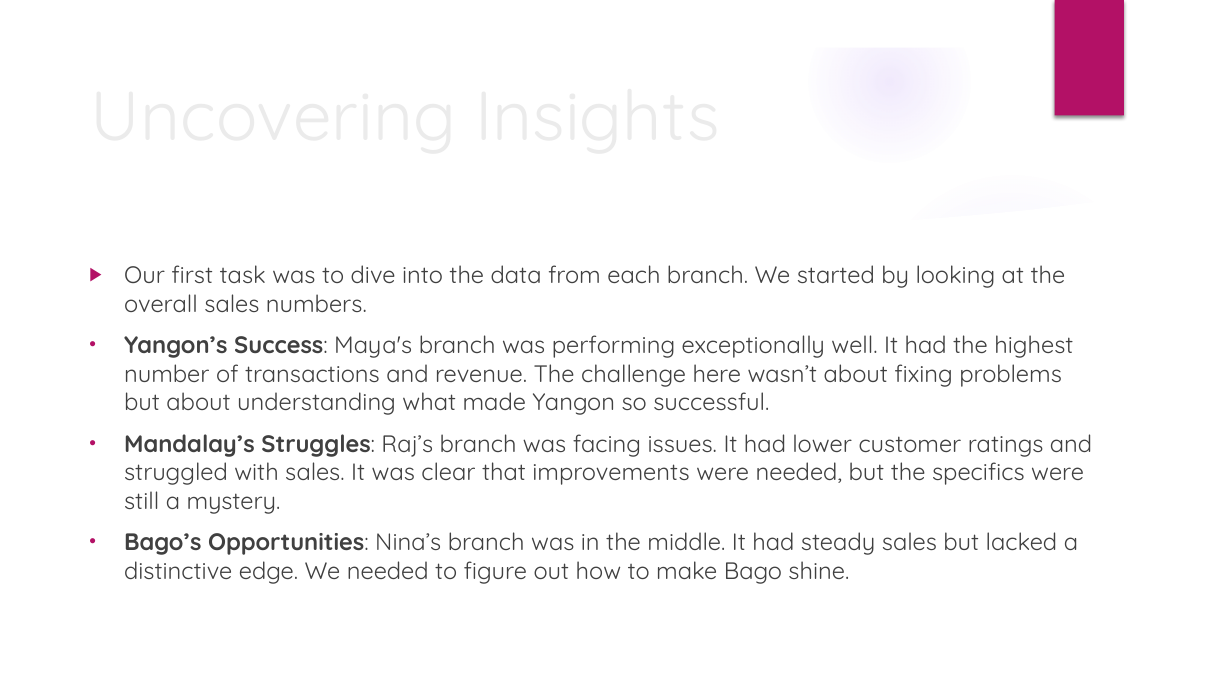
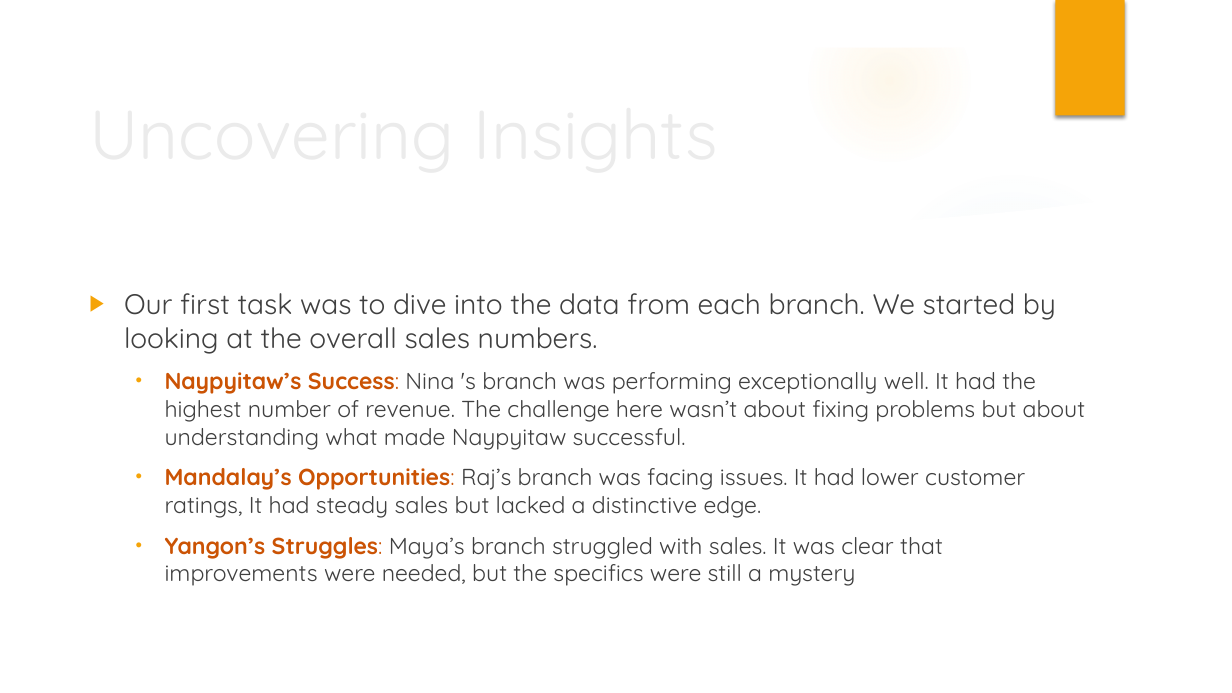
Before and after one commit to OmarderbalaAQ/NTI-CAPSTONE-D.A, a slide deck: slide 3 of The Journey of analysis.pptx. Drawn at 1232x693 pixels with LibreOffice and Linux fonts; fonts in the diff are those of the drawing; background and template pictures are left out. Boxes give left, top, right and bottom in pixels: in the first picture for what was removed or moved away, otherwise in the second. Text is boxed around its words. In the diff, an @@ line names an element or a change of style, - is before the commit and + after.

```diff
--- a/The Journey of analysis.pptx
+++ b/The Journey of analysis.pptx
@@ ellipse at bbox=[809, 0, 970, 162]: fill gradient #9B6BF2 to gradient #FAC96A @@
@@ rectangle at bbox=[1055, 0, 1125, 116]: fill #B31166 to #F5A408 @@
@@ title "Uncovering Insights" rewrapped from bbox=[81, 39, 1015, 159] to bbox=[80, 73, 1014, 178] @@
@@ ellipse at bbox=[870, 169, 1154, 454]: fill gradient #9B6BF2 to gradient #8EBBD2 @@
@@ ellipse at bbox=[0, 270, 423, 693]: fill gradient #9B6BF2 to gradient #FAC96A @@
@@ ellipse at bbox=[0, 293, 238, 531]: fill gradient #9B6BF2 to gradient #8EBBD2 @@
@@ text at bbox=[124, 293, 1056, 354]: size 18.5 to 22 pt in "Our first task was to dive into ..."; bullet colour #B31166 to #F5A408 @@
@@ text at bbox=[165, 372, 1086, 586]: text changed; size 18.5 to 18 pt @@
-• Yangon’s Success: Maya's branch was performing exceptionally well. It had the highest number of transactions and revenue. The challenge here wasn’t about fixing problems but about understanding what made Yangon so successful.
-• Mandalay’s Struggles: Raj’s branch was facing issues. It had lower customer ratings and struggled with sales. It was clear that improvements were needed, but the specifics were still a mystery.
-• Bago’s Opportunities: Nina’s branch was in the middle. It had steady sales but lacked a distinctive edge. We needed to figure out how to make Bago shine.
+  • Naypyitaw’s Success: Nina 's branch was performing exceptionally well. It had the highest number of revenue. The challenge here wasn’t about fixing problems but about understanding what made Naypyitaw successful.
+  • Mandalay’s Opportunities: Raj’s branch was facing issues. It had lower customer ratings, It had steady sales but lacked a distinctive edge.
+  • Yangon’s Struggles: Maya’s branch struggled with sales. It was clear that improvements were needed, but the specifics were still a mystery
```
Also in this commit, not shown: 5 other slides changed, 3 slides added, 3 slides removed, 3 other files.
